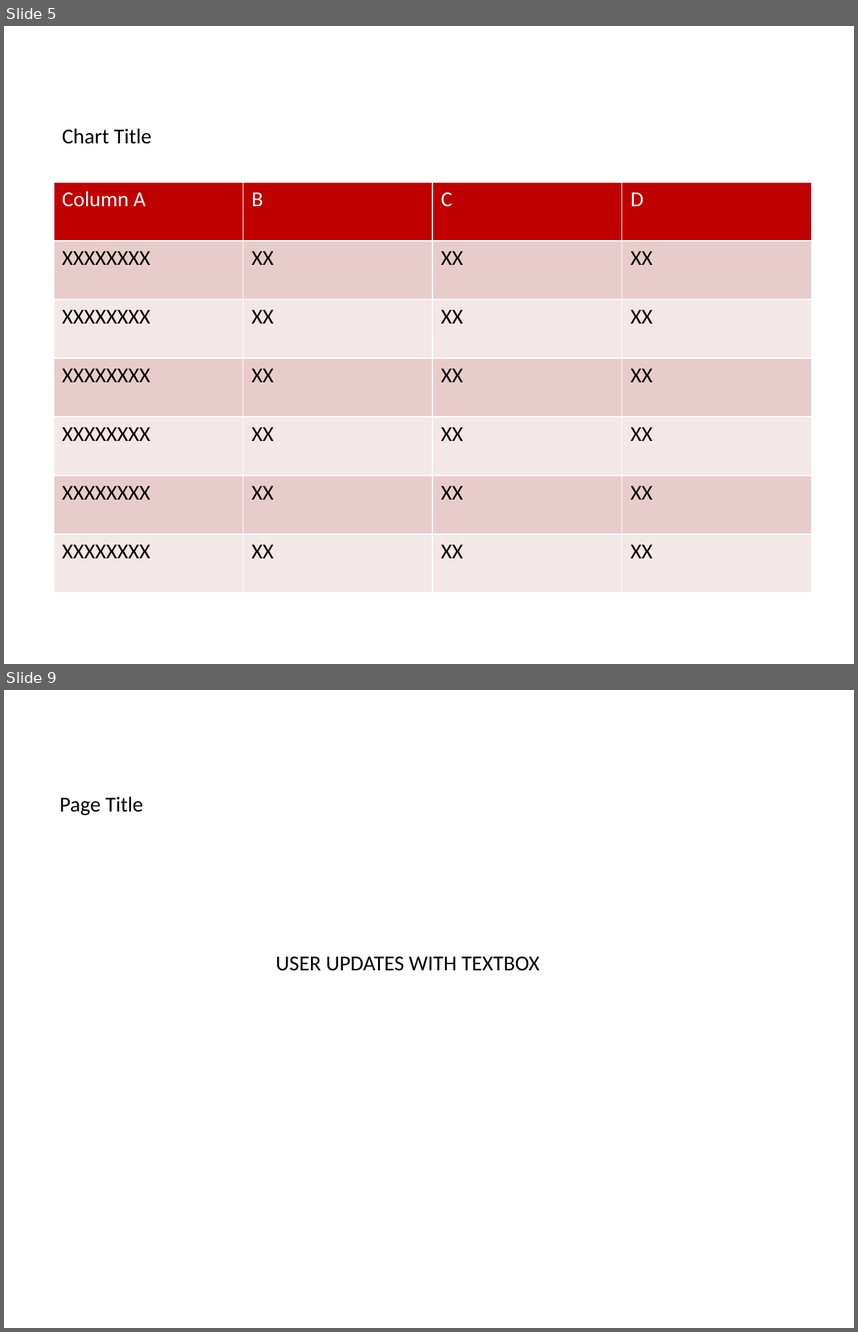
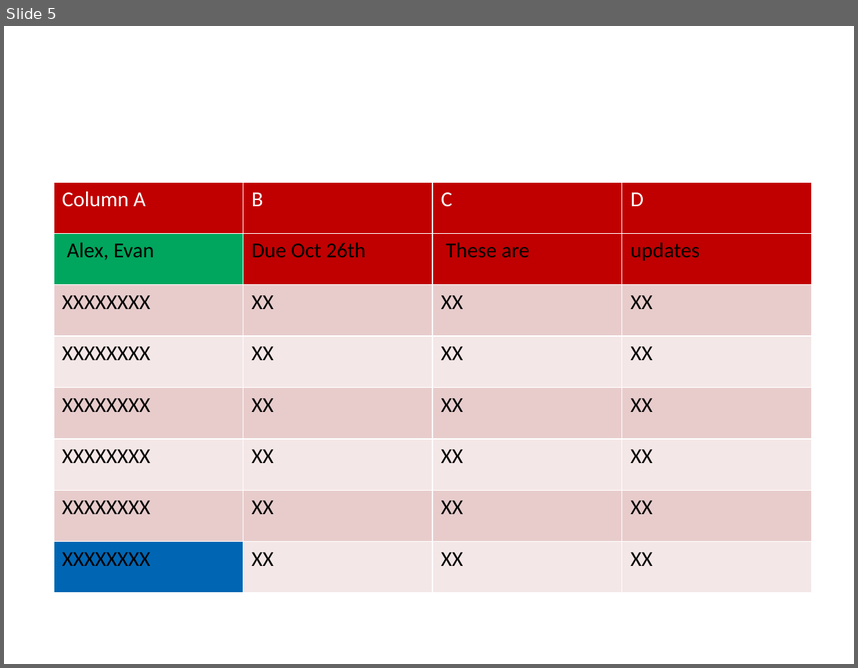
Before and after one commit to efwoods/pptx2py, a slide deck: generated_FINAL.pptx. Shown one above the other, each under a label of ours: slides 5 and 9 before the commit, slide 5 after it; the slides between them are not shown. The pictures are 858x1332 and 858x668 pixels, drawn with LibreOffice and Linux fonts; fonts in the diff are those of the drawing. Boxes give left, top, right and bottom in pixels: in the first picture for what was removed or moved away, otherwise in the second. Text is boxed around its words. In the diff, an @@ line names an element or a change of style, - is before the commit and + after.

```diff
--- a/generated_FINAL.pptx
+++ b/generated_FINAL.pptx
@@ slide 9 removed at [4,690,854,1328], background #FFFFFF @@
@@ text removed at [60,796,143,816] @@
-Page Title
@@ text removed at [276,956,539,971] @@
-USER UPDATES WITH TEXTBOX
@@ slide 5 changed as well @@
@@ text removed at [62,128,152,144] @@
-Chart Title
@@ table at [53,181,811,592] @@
+row 2: Alex, Evan | Due Oct 26th | These are | updates
```
Also in this commit, not shown: 7 slides added, 6 other slides removed.
